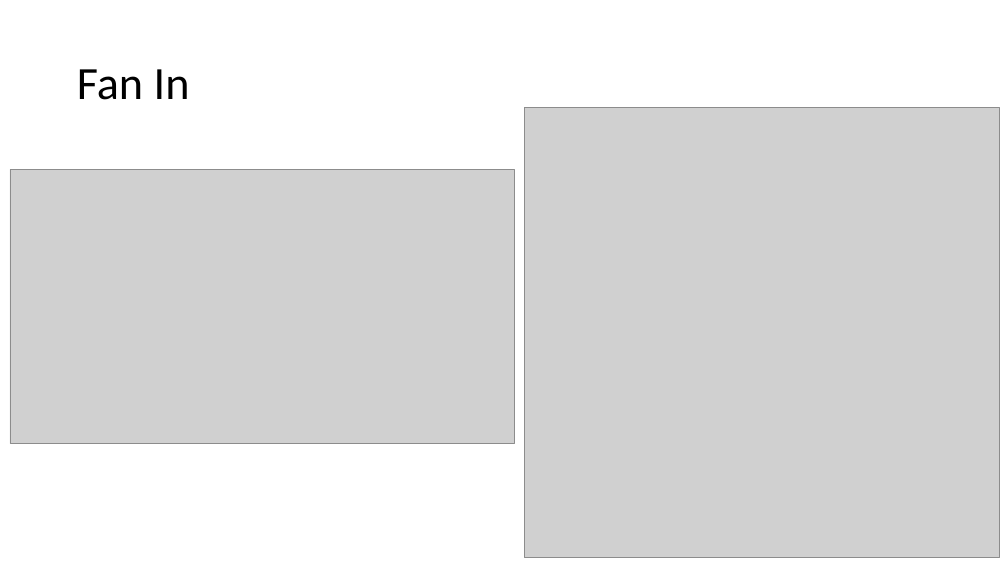
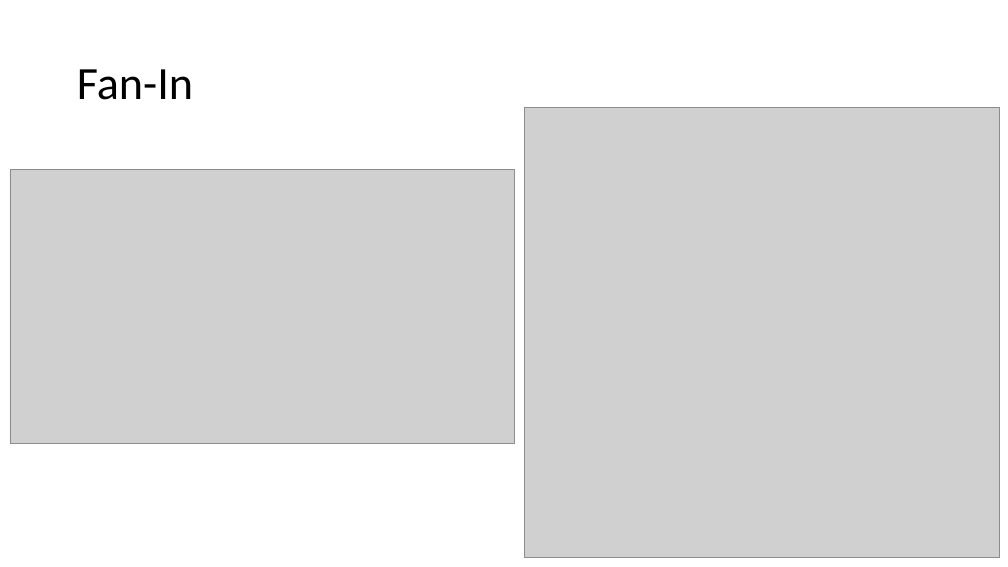
Before and after one commit to hongzhenglin/golearning, a slide deck: slide 56 of go学习笔记.pptx (slide 47 before the commit). Drawn at 1008x567 pixels with LibreOffice and Linux fonts; fonts in the diff are those of the drawing; grey boxes stand for pictures. Boxes give left, top, right and bottom in pixels: in the first picture for what was removed or moved away, otherwise in the second. Text is boxed around its words. In the diff, an @@ line names an element or a change of style, - is before the commit and + after.

```diff
--- a/go学习笔记.pptx
+++ b/go学习笔记.pptx
@@ title at bbox=[77, 69, 193, 100]: text changed @@
-Fan In
+Fan-In
```
Also in this commit, not shown: 8 other slides changed, 18 slides added, 2 slides removed.
